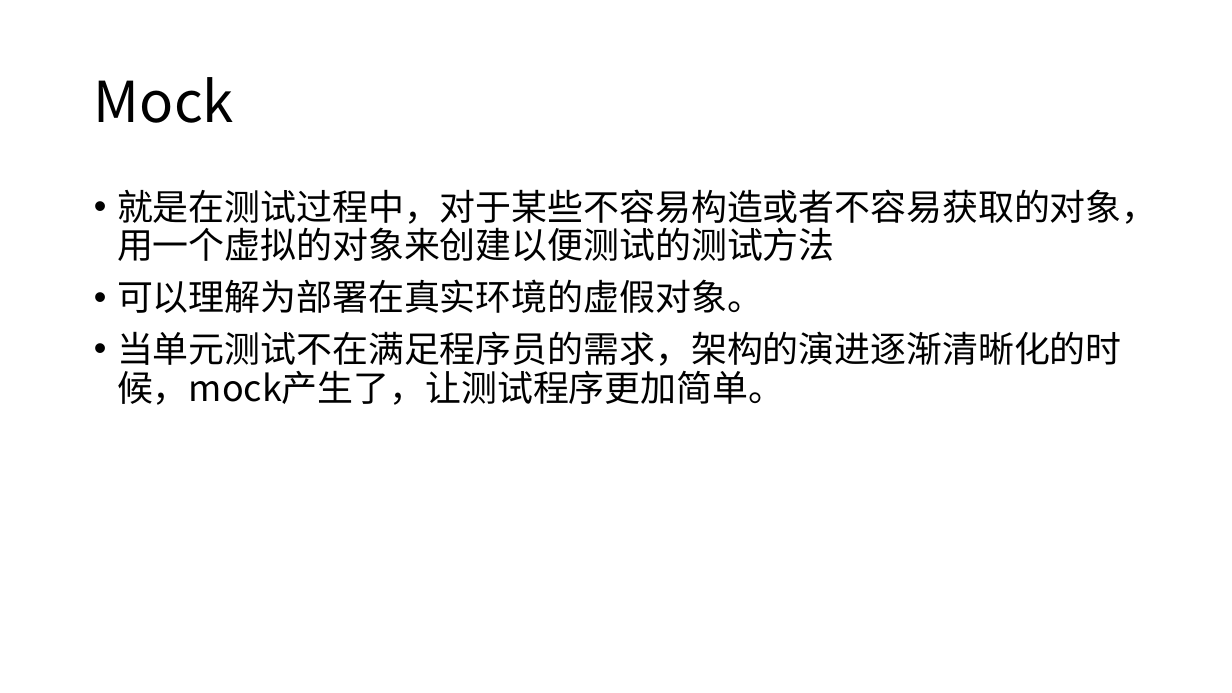
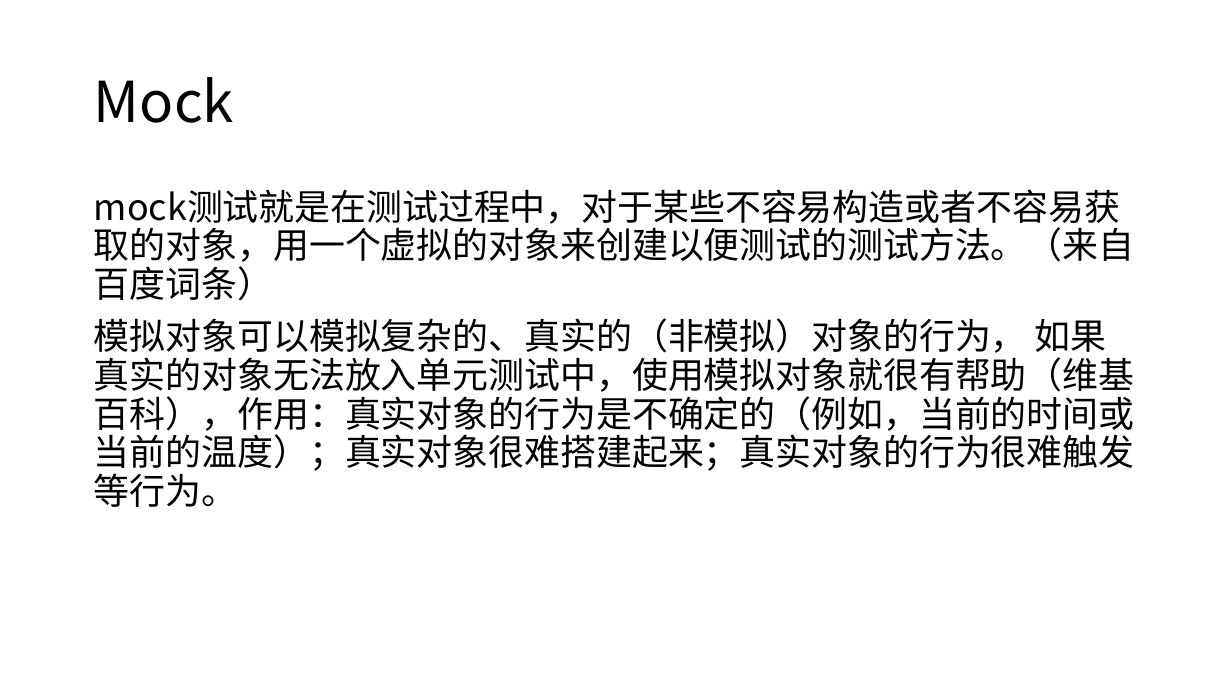
Before and after one commit to linhou/AndroidTest, a slide deck: slide 9 of 单元测试.pptx (slide 10 before the commit). Drawn at 1232x693 pixels with LibreOffice and Linux fonts; fonts in the diff are those of the drawing. Boxes give left, top, right and bottom in pixels: in the first picture for what was removed or moved away, otherwise in the second. Text is boxed around its words. In the diff, an @@ line names an element or a change of style, - is before the commit and + after.

```diff
--- a/单元测试.pptx
+++ b/单元测试.pptx
@@ text at bbox=[94, 189, 1135, 507]: text changed @@
-• 就是在测试过程中，对于某些不容易构造或者不容易获取的对象，用一个虚拟的对象来创建以便测试的测试方法
-• 可以理解为部署在真实环境的虚假对象。
-• 当单元测试不在满足程序员的需求，架构的演进逐渐清晰化的时候，mock产生了，让测试程序更加简单。
+mock测试就是在测试过程中，对于某些不容易构造或者不容易获取的对象，用一个虚拟的对象来创建以便测试的测试方法。（来自百度词条）
+模拟对象可以模拟复杂的、真实的（非模拟）对象的行为， 如果真实的对象无法放入单元测试中，使用模拟对象就很有帮助（维基百科），作用：真实对象的行为是不确定的（例如，当前的时间或当前的温度）；真实对象很难搭建起来；真实对象的行为很难触发等行为。
```
Also in this commit, not shown: 12 other slides changed, 5 slides added, 3 slides removed, 8 other files.
